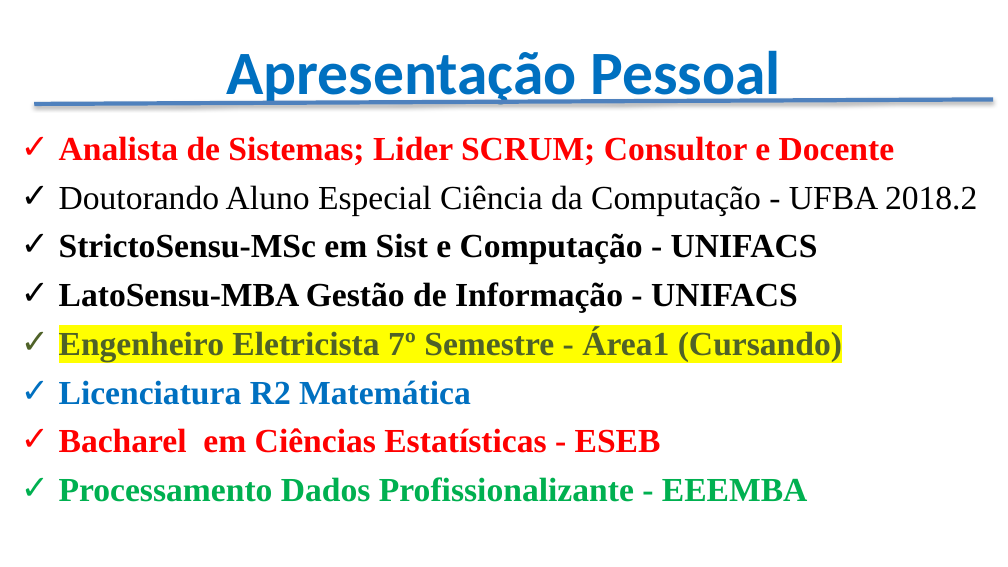
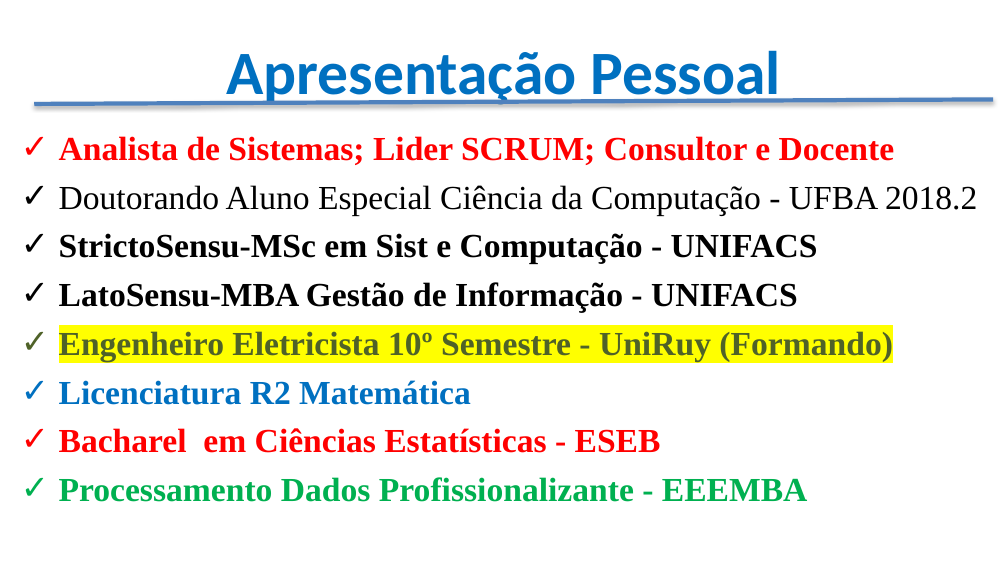
Before and after one commit to CloudEducationBrazil/WydenArea1ProgramacaoMicrocontroladores, a slide deck: slide 3 of Apresentação - Programação Microcontroladores.pptx. Drawn at 1008x567 pixels with LibreOffice and Linux fonts; fonts in the diff are those of the drawing; background and template pictures are left out. Boxes give left, top, right and bottom in pixels: in the first picture for what was removed or moved away, otherwise in the second. Text is boxed around its words. In the diff, an @@ line names an element or a change of style, - is before the commit and + after.

```diff
--- a/Apresentação - Programação Microcontroladores.pptx
+++ b/Apresentação - Programação Microcontroladores.pptx
@@ text at [59,331,893,361]: text changed @@
-✓ Engenheiro Eletricista 7º Semestre - Área1 (Cursando)
+✓ Engenheiro Eletricista 10º Semestre - UniRuy (Formando)
```
Also in this commit, not shown: 2 slides added, 1 slide removed, 1 other file.
